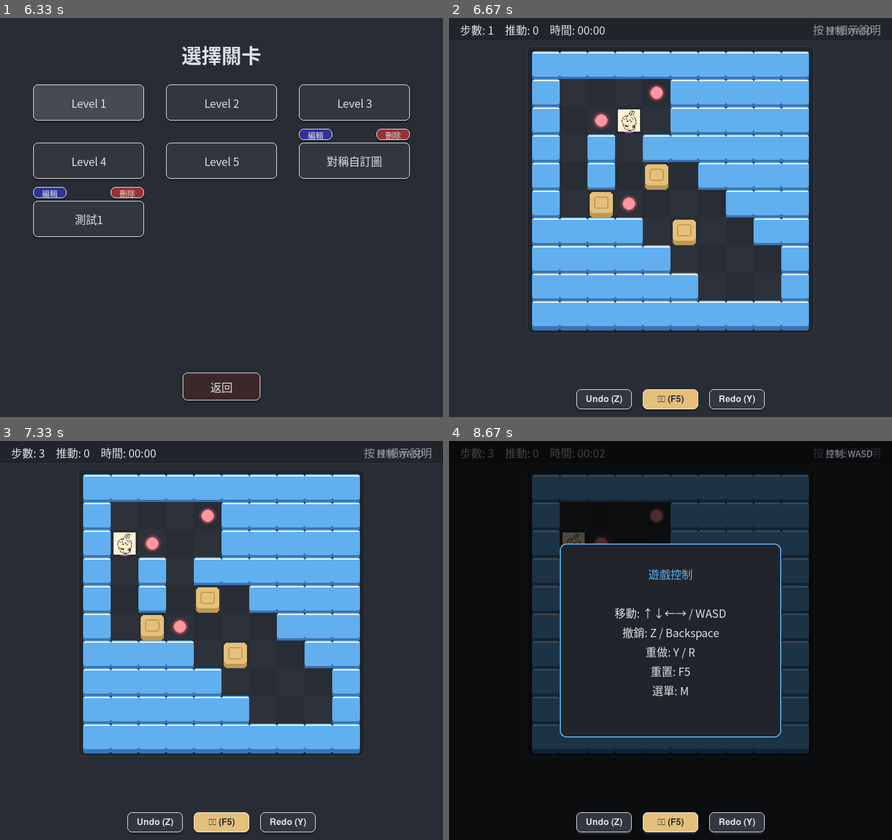
Above: before the commit, frames 1-4 (two rows, left to right).
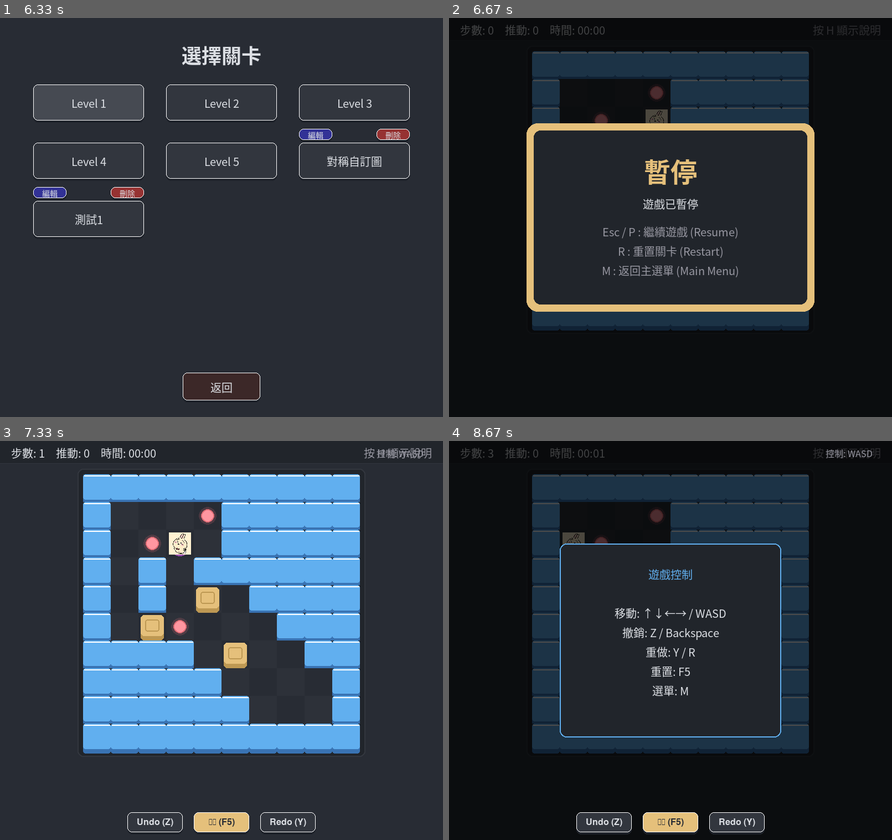
Above: after the commit, the same moments.

Repository: YI-TING-EE13/Pushbox-Pygame
Game: pygame game, started from main.py
Same seed, same stepped clock (60 frames per second), same inputs: the game is played once before the commit and once after it.
Inputs (mouse positions are in pixels of both pictures, inside the frame that each line leads up to):
- Up to frame 1 (6.33 s): hold Right 0.33-0.8 s; move the mouse to (203, 233) at 0.37 s; hold M 0.88-1.18 s; hold Up 0.88-1.18 s; tap Esc at 1.22 s; click (265, 305) at 1.6 s; click "編輯器" at 1.93 s; click "-" at 2.27 s; right-click (274, 253) at 2.6 s; hold H 2.88-3.18 s; hold W 2.88-3.18 s; click "清除(C)" at 3.27 s; click "目標 (3)" at 3.6 s; tap 5 at 3.88 s; click (225, 261) at 4.27 s; hold M 5.38-5.92 s; hold A 5.38-5.92 s; click "選擇關卡" at 6 s
- Up to frame 2 (6.67 s): click "Level 1" at 6.33 s; hold P from 6.62 s (still down); hold A from 6.62 s (still down)
- Up to frame 3 (7.33 s): release P at 7.15 s; release A at 7.15 s; hold P from 7.18 s (still down); hold A from 7.18 s (still down); move the mouse to (376, 744) at 7.22 s
- Up to frame 4 (8.67 s): tap 5 at 7.33 s; release P at 7.72 s; release A at 7.72 s; hold H 7.75-8.28 s; hold A 7.75-8.28 s; hold A from 8.32 s (still down); move the mouse to (528, 680) at 8.35 s

Frame 1 is identical in both runs. In frame 2, 91% of the frame differs, in the area x 0-100%, y 0-100%; in frame 3, 0.6%; in frame 4, less than 0.1%.

Commit message:
feat: implement in-game pause screen overlay

Diff:
--- a/main.py
+++ b/main.py
@@ -209,6 +209,7 @@
         """Return to main menu."""
         self.current_screen = "menu"
         self.editor = None
+        self.controller.is_paused = False
 
     def _quit(self) -> None:
         """Quit the game."""
@@ -268,12 +269,17 @@
                 else:
                     if event.key == pygame.K_F1 or event.key == pygame.K_h:
                         if self.current_screen == "game":
-                            self.show_help = not self.show_help
+                            if not self.controller.is_paused:
+                                self.show_help = not self.show_help
                         continue
                     elif event.key == pygame.K_m:
                         if self.current_screen != "tutorial":
                             self._back_to_menu()
                         continue
+                    elif event.key == pygame.K_ESCAPE:
+                        if self.current_screen == "game" and self.show_help:
+                            self.show_help = False
+                            continue
 
             # Screen-specific event handling
             if self.current_screen == "tutorial":
@@ -294,12 +300,17 @@
                     and self.controller.game_state.status == GameStateEnum.GAME_OVER
                 ):
                     self._handle_game_over_input(event)
+                elif self.controller.is_paused:
+                    self._handle_pause_screen_input(event)
                 else:
-                    self.controller.handle_event(event)
-                    # Handle ModernButtons
-                    for btn in self.game_buttons:
-                        if btn.handle_event(event):
-                            break
+                    if self.show_help:
+                        pass
+                    else:
+                        self.controller.handle_event(event)
+                        # Handle ModernButtons
+                        for btn in self.game_buttons:
+                            if btn.handle_event(event):
+                                break
 
             elif self.current_screen == "level_select":
                 self.level_selector.handle_event(event)
@@ -342,6 +353,17 @@
                 self.controller._on_undo()
             elif event.key == pygame.K_r or event.key == pygame.K_F5:
                 self.controller._on_reset()
+            elif event.key == pygame.K_m:
+                self._back_to_menu()
+
+    def _handle_pause_screen_input(self, event) -> None:
+        """Handle input when the game is paused."""
+        if event.type == pygame.KEYDOWN:
+            if event.key in [pygame.K_ESCAPE, pygame.K_p]:
+                self.controller.toggle_pause()
+            elif event.key == pygame.K_r:
+                self.controller.toggle_pause()  # Unpause first
+                self.controller._on_reset()  # Reset level
             elif event.key == pygame.K_m:
                 self._back_to_menu()
 
@@ -429,6 +451,8 @@
                     self.renderer.render_win_screen(stats, is_record)
             elif self.controller.game_state.status == GameStateEnum.GAME_OVER:
                 self.renderer.render_game_over_screen()
+            elif self.controller.is_paused:
+                self.renderer.render_pause_screen()
             else:
                 # Draw ModernButtons
                 for btn in self.game_buttons:
--- a/src/pushbox/controllers/game_controller.py
+++ b/src/pushbox/controllers/game_controller.py
@@ -1,5 +1,6 @@
 """Main game controller managing game flow."""
 
+import time
 from typing import Any, Callable, Optional
 
 import pygame
@@ -32,6 +33,7 @@
         self.current_level: Optional[Level] = None
         self.game_state: Optional[GameState] = None
         self.input_handler = InputHandler(self.config)
+        self.is_paused = False
 
         # Callbacks
         self._state_callbacks: dict[str, list[Callable[..., None]]] = {
@@ -51,6 +53,7 @@
         self.input_handler.register_callback("undo", self._on_undo)
         self.input_handler.register_callback("redo", self._on_redo)
         self.input_handler.register_callback("reset", self._on_reset)
+        self.input_handler.register_callback("pause", self.toggle_pause)
 
     def register_callback(self, event: str, callback: Callable[..., None]) -> None:
         """Register a state change callback.
@@ -85,6 +88,7 @@
 
         self.current_level = level
         self.game_state = GameState(level)
+        self.is_paused = False
         return True
 
     def get_current_level_name(self) -> Optional[str]:
@@ -109,7 +113,7 @@
         Args:
             direction: Direction tuple (dr, dc).
         """
-        if not self.game_state:
+        if not self.game_state or self.is_paused:
             return
 
         success = self.game_state.move(direction)
@@ -141,16 +145,21 @@
 
     def _on_undo(self) -> None:
         """Handle undo input."""
+        if self.is_paused:
+            return
         if self.game_state and self.game_state.undo():
             self._trigger_event("undo")
 
     def _on_redo(self) -> None:
         """Handle redo input."""
+        if self.is_paused:
+            return
         if self.game_state and self.game_state.redo():
             pass
 
     def _on_reset(self) -> None:
         """Handle reset input."""
+        self.is_paused = False
         if self.game_state:
             self.game_state.reset()
             self._trigger_event("reset")
@@ -186,11 +195,25 @@
         """
         return self.input_handler.handle_event(event)
 
+    def toggle_pause(self) -> None:
+        """Toggle the pause state of the game."""
+        if not self.game_state or self.game_state.status != GameStateEnum.PLAYING:
+            return
+
+        self.is_paused = not self.is_paused
+
+        if self.is_paused:
+            self._pause_start_time = time.time()
+        else:
+            if hasattr(self, "_pause_start_time"):
+                pause_duration = time.time() - self._pause_start_time
+                self.game_state.start_time += pause_duration
+
     def update(self) -> None:
         """Update game state."""
         self.input_handler.update()
 
-        if self.game_state:
+        if self.game_state and not self.is_paused:
             self.game_state.update_time()
 
     def get_control_scheme(self) -> str:
--- a/src/pushbox/views/renderer.py
+++ b/src/pushbox/views/renderer.py
@@ -606,3 +606,51 @@
                 centerx=rect.centerx, bottom=rect.bottom - 30
             )
             self.screen.blit(hint_surf, hint_rect)
+
+    def render_pause_screen(self) -> None:
+        """Render in-game pause overlay."""
+        overlay = pygame.Surface(self.screen.get_size(), pygame.SRCALPHA)
+        overlay.fill(COLORS["overlay"])
+        self.screen.blit(overlay, (0, 0))
+
+        # Pause Card
+        w, h = 500, 320
+        rect = pygame.Rect(
+            (self.screen.get_width() - w) // 2,
+            (self.screen.get_height() - h) // 2,
+            w,
+            h,
+        )
+
+        # Glow (using warning color)
+        glow_rect = rect.inflate(20, 20)
+        pygame.draw.rect(
+            self.screen, (*COLORS["warning"], 50), glow_rect, border_radius=20
+        )
+
+        pygame.draw.rect(self.screen, COLORS["panel_bg"], rect, border_radius=15)
+        pygame.draw.rect(self.screen, COLORS["warning"], rect, 3, border_radius=15)
+
+        if self.big_font:
+            title = self.big_font.render("暫停", True, COLORS["warning"])
+            title_rect = title.get_rect(centerx=rect.centerx, y=rect.y + 40)
+            self.screen.blit(title, title_rect)
+
+        if self.font:
+            # Explanation
+            msg = self.font.render("遊戲已暫停", True, COLORS["text_main"])
+            msg_rect = msg.get_rect(centerx=rect.centerx, y=rect.y + 120)
+            self.screen.blit(msg, msg_rect)
+
+            # Details/Hints
+            y = rect.y + 170
+            hints = [
+                "Esc / P : 繼續遊戲 (Resume)",
+                "R : 重置關卡 (Restart)",
+                "M : 返回主選單 (Main Menu)",
+            ]
+            for hint in hints:
+                surf = self.font.render(hint, True, COLORS["text_dim"])
+                surf_rect = surf.get_rect(centerx=rect.centerx, y=y)
+                self.screen.blit(surf, surf_rect)
+                y += 35
--- /dev/null
+++ b/tests/test_pause.py
@@ -0,0 +1,129 @@
+import os
+import sys
+import time
+
+# Add the project root to the python path
+sys.path.insert(0, os.path.abspath(os.path.join(os.path.dirname(__file__), "..")))
+
+from src.pushbox.controllers.game_controller import GameController
+from src.pushbox.models.game_state import GameState
+from src.pushbox.models.level import Level
+from src.pushbox.utils.constants import CellType
+from src.pushbox.utils.constants import GameState as GameStateEnum
+
+
+def test_pause_toggle_during_playing():
+    """Test that toggle_pause switches is_paused during PLAYING state."""
+    controller = GameController()
+    grid = [[1, 1, 1, 1, 1], [1, 4, 0, 0, 1], [1, 1, 1, 1, 1]]
+    level = Level("Test Level", grid)
+    controller.current_level = level
+    controller.game_state = GameState(level)
+
+    assert controller.game_state.status == GameStateEnum.PLAYING
+    assert not controller.is_paused
+
+    # Toggle pause
+    controller.toggle_pause()
+    assert controller.is_paused
+
+    # Toggle again (resume)
+    controller.toggle_pause()
+    assert not controller.is_paused
+
+
+def test_pause_blocked_during_non_playing():
+    """Test that toggle_pause does not enter pause in WON or GAME_OVER state."""
+    controller = GameController()
+    grid = [[1, 1, 1, 1, 1], [1, 4, 0, 0, 1], [1, 1, 1, 1, 1]]
+    level = Level("Test Level", grid)
+    controller.current_level = level
+    controller.game_state = GameState(level)
+
+    # Test WON state blocking pause
+    controller.game_state.status = GameStateEnum.WON
+    controller.toggle_pause()
+    assert not controller.is_paused
+
+    # Test GAME_OVER state blocking pause
+    controller.game_state.status = GameStateEnum.GAME_OVER
+    controller.toggle_pause()
+    assert not controller.is_paused
+
+
+def test_pause_blocks_movement_and_resume_restores_it():
+    """Test that movement input is ignored during pause and restored after resume."""
+    controller = GameController()
+    grid = [[1, 1, 1, 1, 1], [1, 4, 0, 0, 1], [1, 1, 1, 1, 1]]
+    level = Level("Test Level", grid)
+    controller.current_level = level
+    controller.game_state = GameState(level)
+
+    # Move normally
+    controller._on_move((0, 1))
+    assert controller.game_state.level.get_cell(1, 2) == CellType.PLAYER
+    assert controller.game_state.move_count == 1
+
+    # Pause and try to move
+    controller.toggle_pause()
+    controller._on_move((0, 1))
+    # Player position should not change, and move count should not increase
+    assert controller.game_state.level.get_cell(1, 2) == CellType.PLAYER
+    assert controller.game_state.move_count == 1
+
+    # Resume and try to move
+    controller.toggle_pause()
+    controller._on_move((0, 1))
+    # Player position should change, and move count should increase
+    assert controller.game_state.level.get_cell(1, 3) == CellType.PLAYER
+    assert controller.game_state.move_count == 2
+
+
+def test_pause_freezes_timer_and_offset_adjusts():
+    """Test timer update suspension under pause and offset adjustment."""
+    controller = GameController()
+    grid = [[1, 1, 1, 1, 1], [1, 4, 0, 0, 1], [1, 1, 1, 1, 1]]
+    level = Level("Test Level", grid)
+    controller.current_level = level
+    controller.game_state = GameState(level)
+
+    # Start and wait briefly
+    time.sleep(0.05)
+    controller.update()
+    t1 = controller.game_state.elapsed_time
+    assert t1 > 0
+
+    # Pause and update
+    controller.toggle_pause()
+    time.sleep(0.05)
+    controller.update()
+    t2 = controller.game_state.elapsed_time
+    # Time must not increment when paused
+    assert t2 == t1
+
+    # Resume and update
+    controller.toggle_pause()
+    time.sleep(0.05)
+    controller.update()
+    t3 = controller.game_state.elapsed_time
+    # Time must resume incrementing
+    assert t3 > t2
+    # The elapsed time should not include the pause duration (less than total time)
+    # Total physical time elapsed from start: > 0.15s,
+    # but elapsed_time should be around 0.1s because we paused for 0.05s
+    assert t3 < 0.13
+
+
+def test_reset_exits_pause():
+    """Test that resetting the level clears the pause state."""
+    controller = GameController()
+    grid = [[1, 1, 1, 1, 1], [1, 4, 0, 0, 1], [1, 1, 1, 1, 1]]
+    level = Level("Test Level", grid)
+    controller.current_level = level
+    controller.game_state = GameState(level)
+
+    controller.toggle_pause()
+    assert controller.is_paused
+
+    controller._on_reset()
+    assert not controller.is_paused
Not shown, changed: README.md
Not shown, changed: TESTING.md
